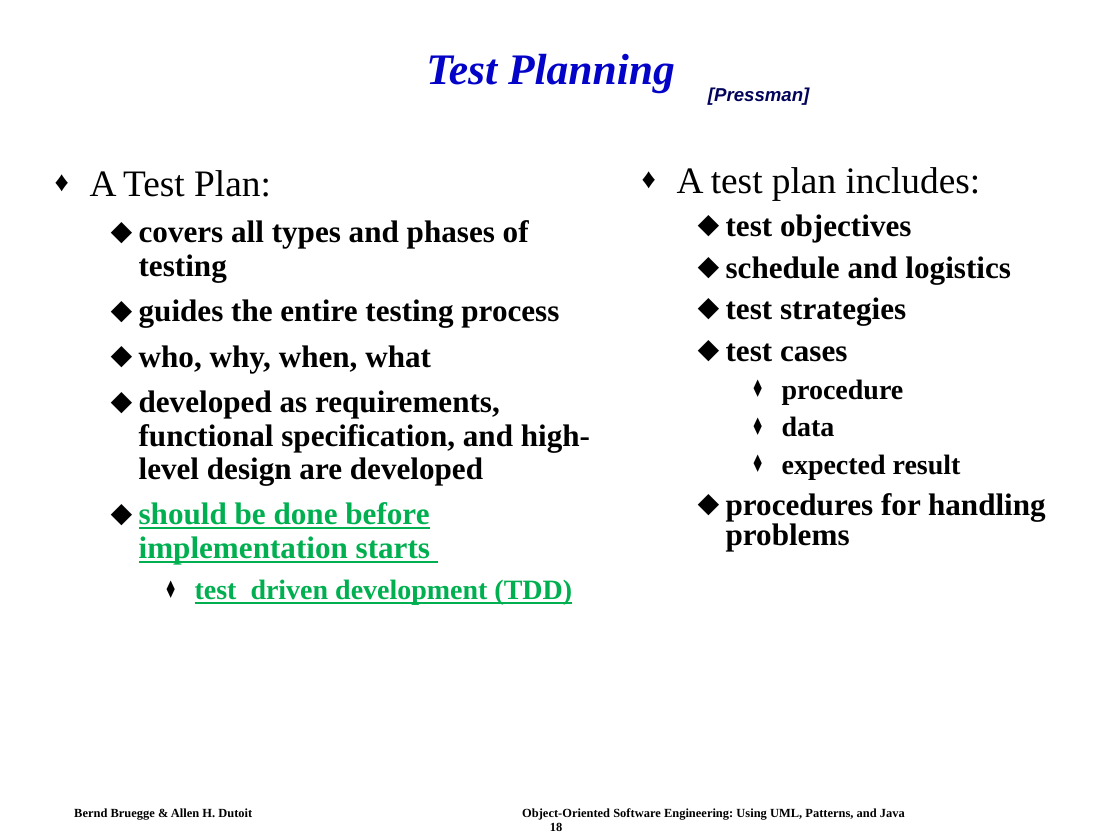
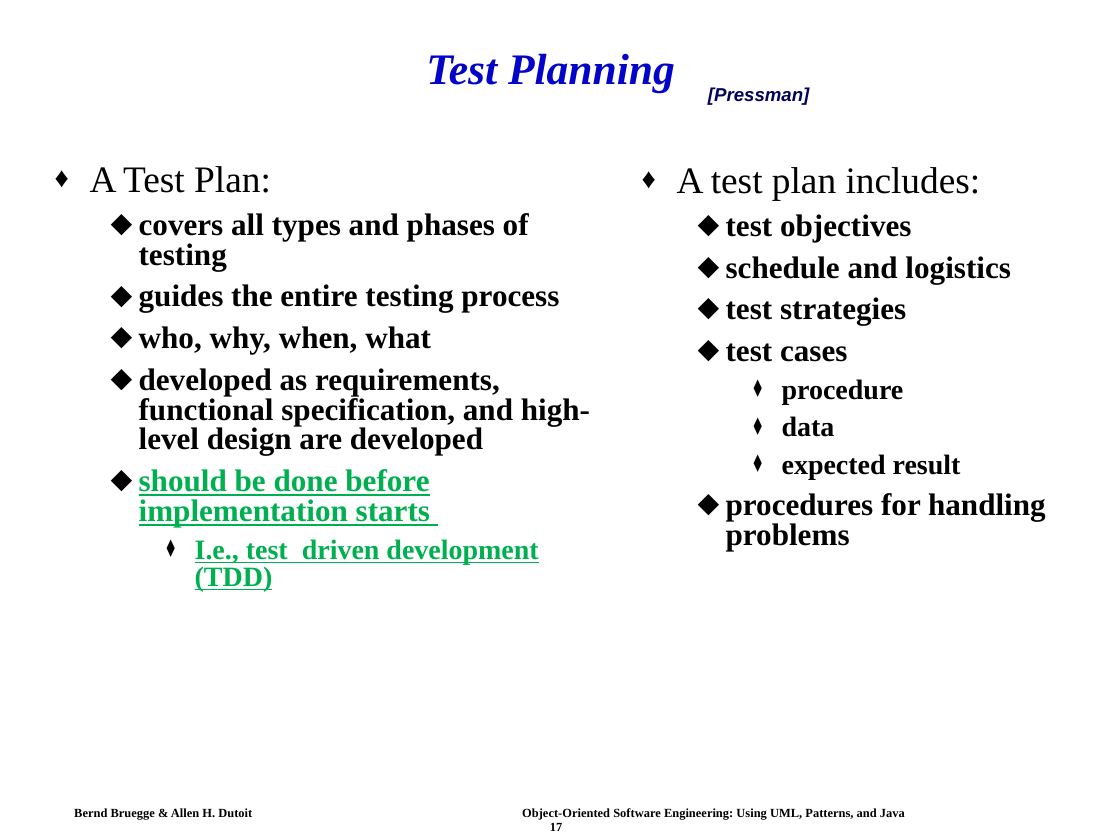
Before and after one commit to swtv-kaist/cs350-fall25, a slide deck: slide 17 of slides/lec21-ch11-testing-OOSE.ppt (slide 18 before the commit). Drawn at 1120x840 pixels with LibreOffice and Linux fonts; fonts in the diff are those of the drawing. Boxes give left, top, right and bottom in pixels: in the first picture for what was removed or moved away, otherwise in the second. Text is boxed around its words. In the diff, an @@ line names an element or a change of style, - is before the commit and + after.

```diff
--- a/slides/lec21-ch11-testing-OOSE.ppt
+++ b/slides/lec21-ch11-testing-OOSE.ppt
@@ text at <box>90,166,590,527</box>: line spacing 0.9 to 0.8 @@
@@ text at <box>195,539,538,591</box>: text changed @@
-    ⧫ test driven development (TDD)
+    ⧫ I.e., test driven development (TDD)
@@ text at <box>74,808,905,831</box>: text changed @@
-Bernd Bruegge & Allen H. Dutoit Object-Oriented Software Engineering: Using UML, Patterns, and Java 18
+Bernd Bruegge & Allen H. Dutoit Object-Oriented Software Engineering: Using UML, Patterns, and Java 17
```
Also in this commit, not shown: 9 other slides changed, 1 slide removed, 1 other file.
